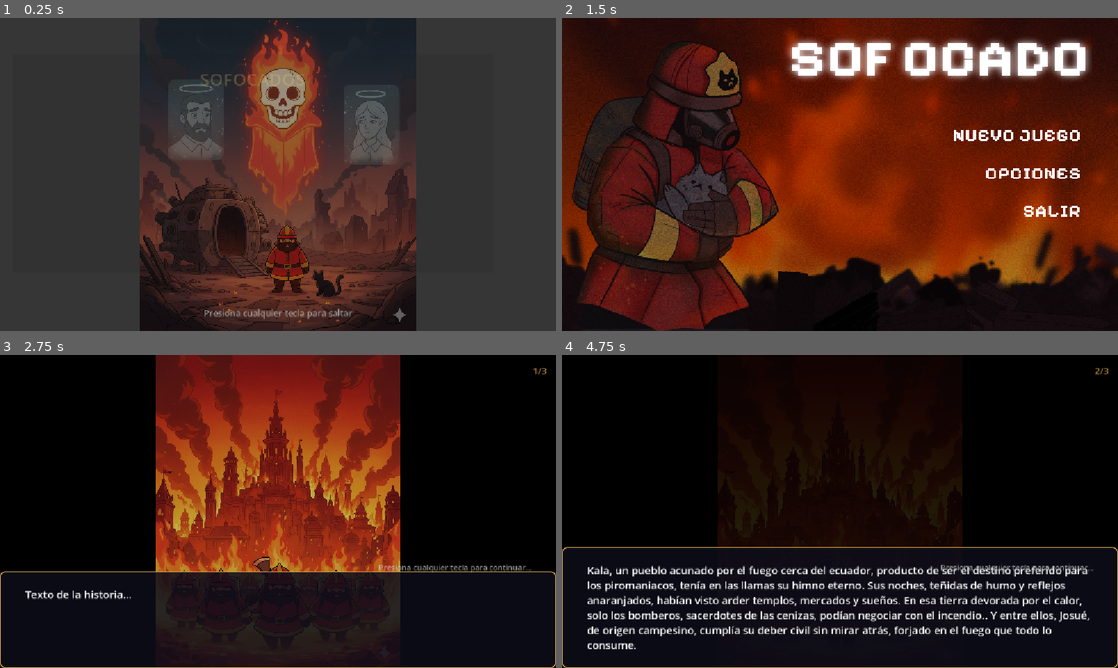
Above: before the commit, frames 1-4 (two rows, left to right).
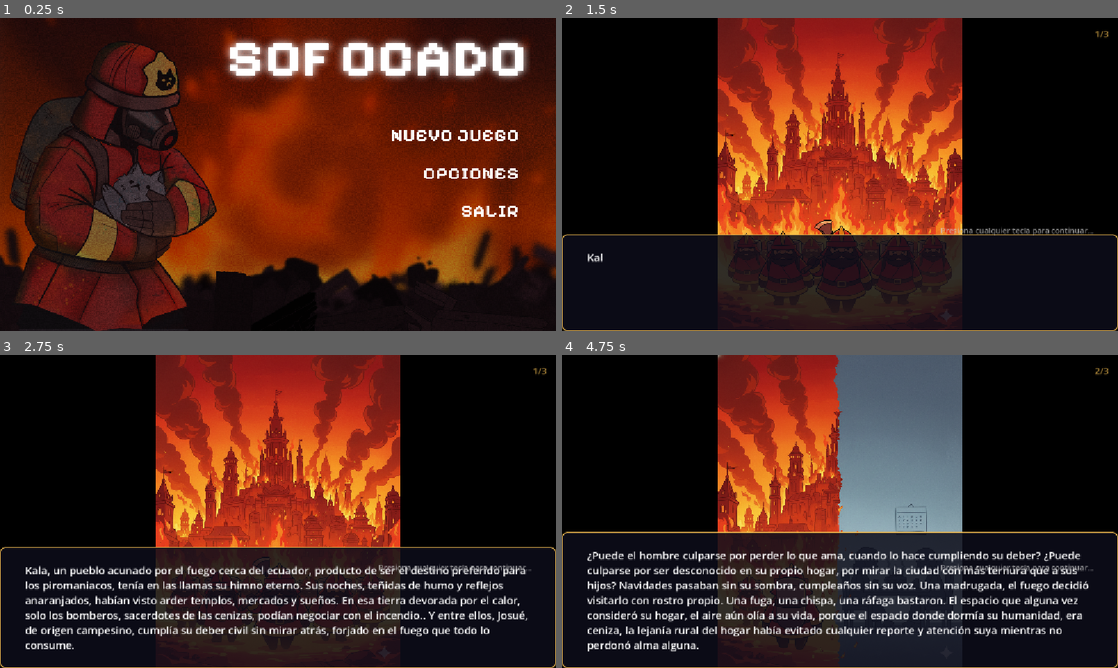
Above: after the commit, the same moments.

Repository: gsMolina02/GameJam
Game: Godot game, scene res://Interfaces/main_menu.tscn
The game is run twice, just before and just after one commit, with the same random seed, the same clock (stepped at 60 frames per second) and the same inputs. Before the commit the project starts from res://Interfaces/intro.tscn. The engine's default icon, where the game draws it, is replaced by a stand-in: a white triangle on a blue panel in a dark square.
Inputs (mouse positions are in pixels of both pictures, inside the frame that each line leads up to):
- Up to frame 1 (0.25 s): no input
- Up to frame 2 (1.5 s): click (956, 136) at 0.52 s; tap Enter (ui_accept) at 1.25 s; move the mouse to (962, 158) at 1.27 s; press the mouse at (962, 158) at 1.28 s; hold D (right) from 1.28 s (still down)
- Up to frame 3 (2.75 s): tap Enter (ui_accept) at 1.52 s; release D (right) at 2 s; release the mouse at (400, 495) at 2 s; click (394, 473) at 2.02 s
- Up to frame 4 (4.75 s): move the mouse to (728, 527) at 2.77 s; hold D (right) 2.78-3.53 s; tap F (interact) at 2.85 s; tap Enter (ui_accept) at 3.02, 4.52 s; move the mouse to (895, 442) at 3.52 s; hold A (left) 3.53-4.28 s; right-click (895, 442) at 3.6 s; move the mouse to (812, 574) at 4.27 s; hold D (right) from 4.28 s (still down); click (812, 574) at 4.35 s

The runs differ from the first frame. In frame 1, 93% of the frame differs, in the area x 0-100%, y 0-100%; in frame 2, 86%; in frame 3, 36%; in frame 4, 41%.

Commit message:
main scene

Diff:
--- a/BomberoMichiGame/project.godot
+++ b/BomberoMichiGame/project.godot
@@ -11,7 +11,7 @@
 [application]
 
 config/name="BomberoMichiGame"
-run/main_scene="res://Interfaces/intro.tscn"
+run/main_scene="uid://615vh1g7fw4f"
 config/features=PackedStringArray("4.5", "Forward Plus")
 config/icon="res://icon.svg"
 
